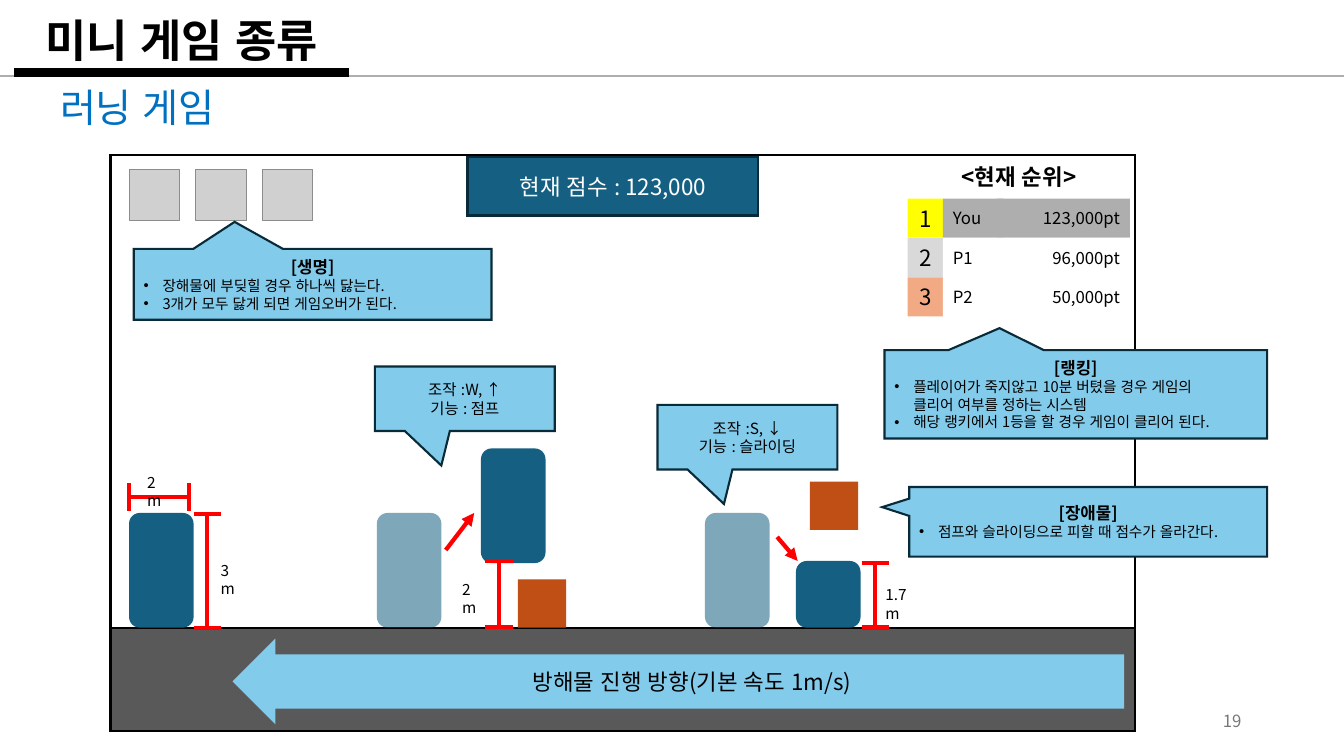
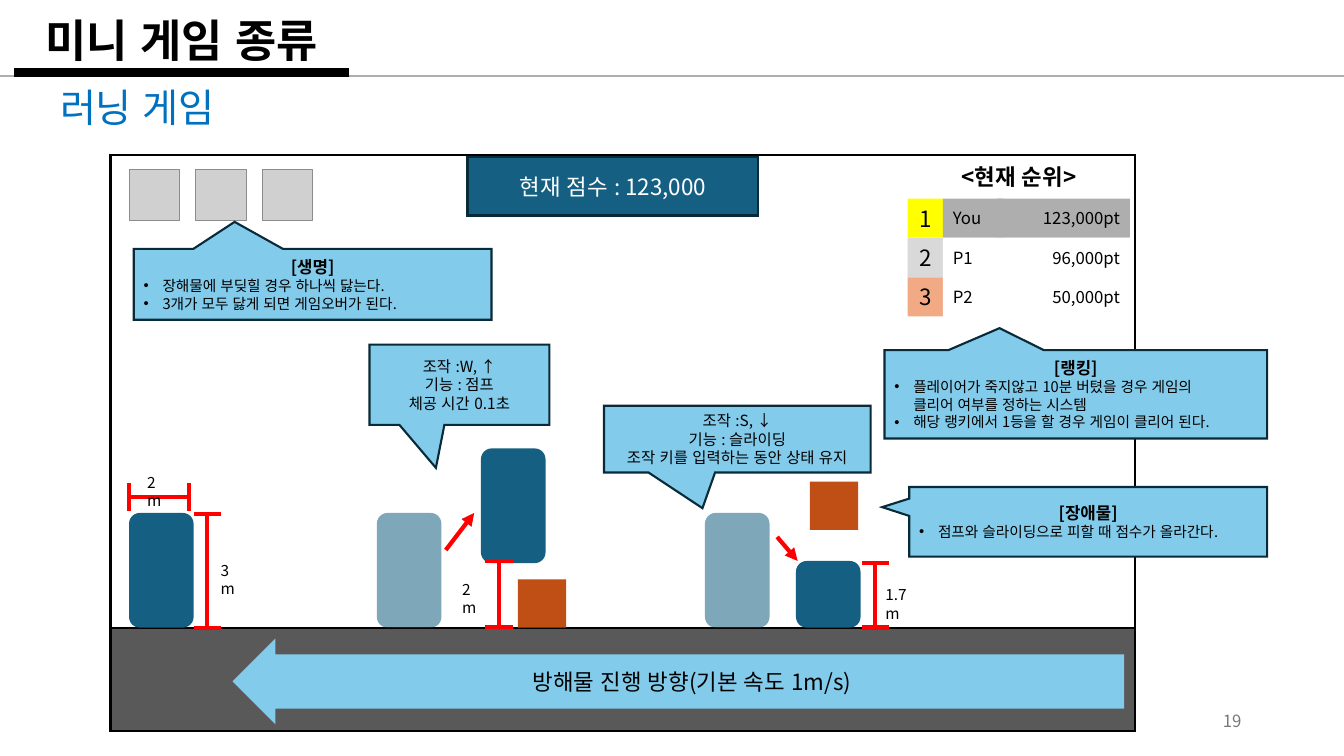
Before and after one commit to weariness00/Mandle_10Minute_Game, a slide deck: slide 19 of document/Please Leave me alone!.pptx. Drawn at 1344x756 pixels with LibreOffice and Linux fonts; fonts in the diff are those of the drawing; grey boxes stand for pictures. Boxes give left, top, right and bottom in pixels: in the first picture for what was removed or moved away, otherwise in the second. Text is boxed around its words. In the diff, an @@ line names an element or a change of style, - is before the commit and + after.

Commit message:
20250206_기획_update
- 데이터 테이블 데이터 입력
- 은행업무이벤트 순서도 추가

```diff
--- a/document/Please Leave me alone!.pptx
+++ b/document/Please Leave me alone!.pptx
@@ speech box "조작 :W, ↑": place and size @@
-speech box "조작 :W, ↑" at bbox=[375, 367, 555, 432]
+speech box "조작 :W, ↑" at bbox=[370, 345, 549, 425]
@@ text in speech box at bbox=[409, 396, 510, 411]: paragraph added @@
+체공 시간 0.1초
@@ speech box "조작 :S, ↓": place and size @@
-speech box "조작 :S, ↓" at bbox=[657, 405, 837, 470]
+speech box "조작 :S, ↓" at bbox=[604, 406, 871, 473]
@@ text in speech box at bbox=[627, 450, 847, 465]: paragraph added @@
+조작 키를 입력하는 동안 상태 유지
```
Also in this commit, not shown: 1 other slide changed, 1 slide added, 1 slide removed, 2 other files.
